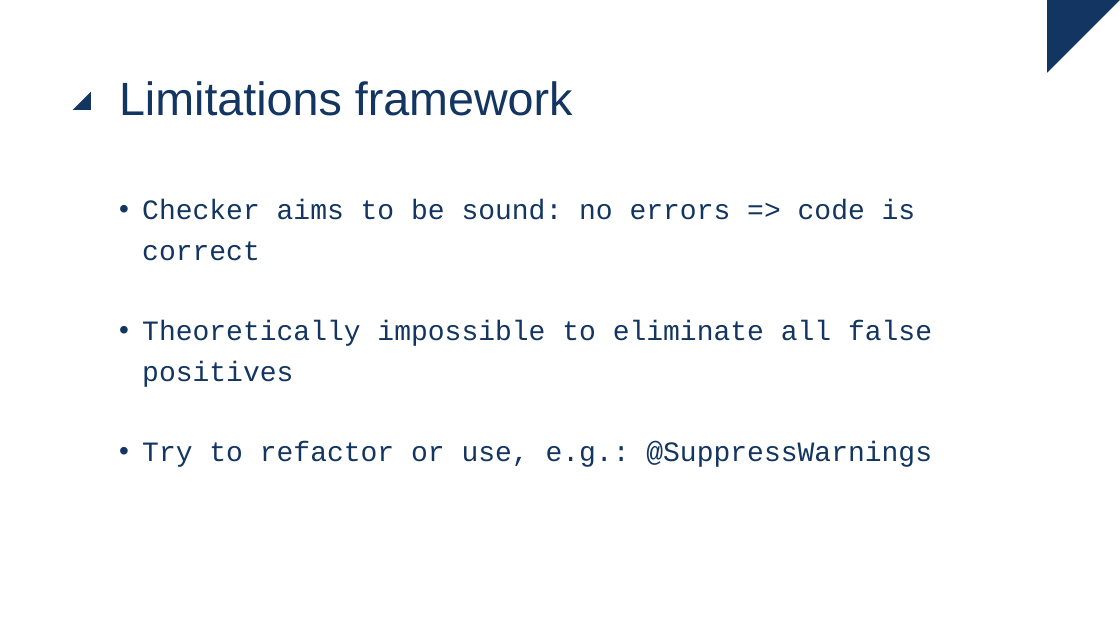
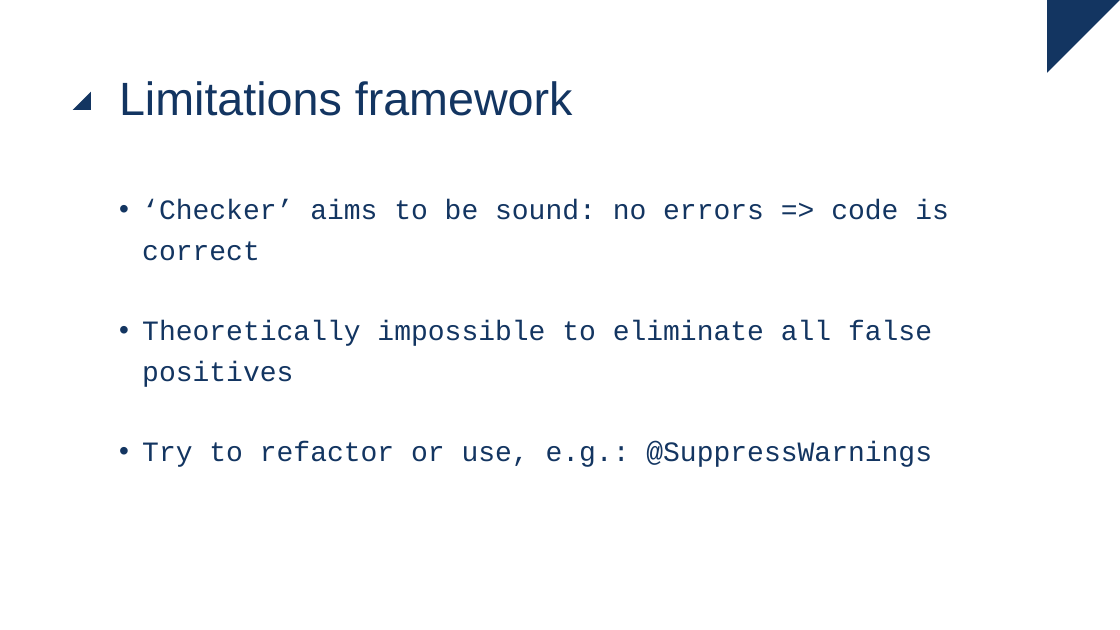
Before and after one commit to ingmars1709/checker, a slide deck: slide 29 of Checker Framework.pptx. Drawn at 1120x630 pixels with LibreOffice and Linux fonts; fonts in the diff are those of the drawing. Boxes give left, top, right and bottom in pixels: in the first picture for what was removed or moved away, otherwise in the second. Text is boxed around its words. In the diff, an @@ line names an element or a change of style, - is before the commit and + after.

```diff
--- a/Checker Framework.pptx
+++ b/Checker Framework.pptx
@@ text at [142,200,949,261]: text changed @@
-• Checker aims to be sound: no errors => code is correct
+• ‘Checker’ aims to be sound: no errors => code is correct
```
Also in this commit, not shown: 2 other slides changed, 2 other files.
